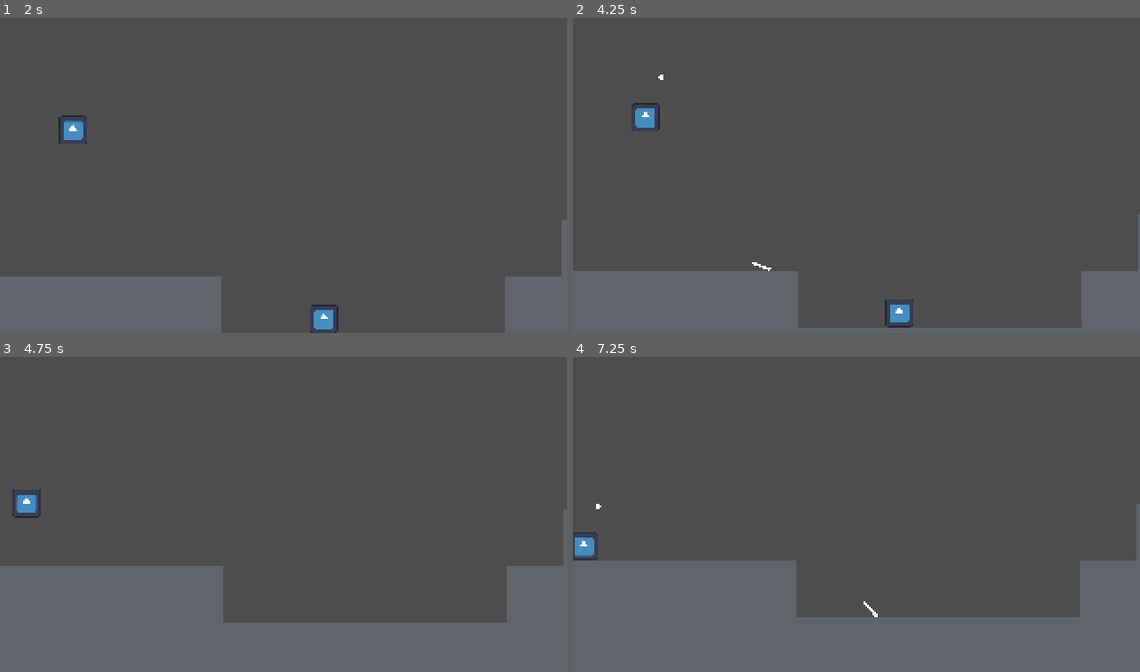
Above: before the commit, frames 1-4 (two rows, left to right).
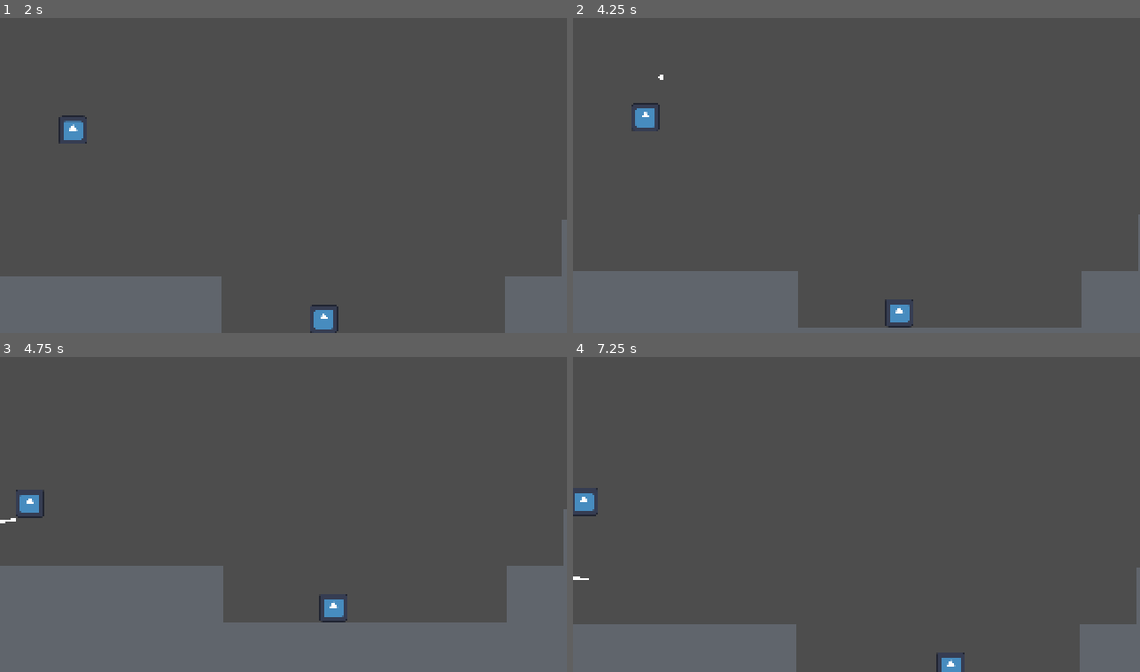
Above: after the commit, the same moments.

Repository: Borrow-Game/game-godot
Game: Godot game, scene res://Scenes/physics_sample_scene.tscn
Same seed, same stepped clock (60 frames per second), same inputs: the game is played once before the commit and once after it. The engine's default icon, where the game draws it, is replaced by a stand-in: a white triangle on a blue panel in a dark square.
Inputs:
- Up to frame 1 (2 s): tap Enter (ui_accept) at 0.5, 0.77, 1.52 s; hold Shift (shoot bow) 0.53-1.28 s; hold Right (right) from 0.53 s (still down); tap X (dash) at 1.35 s; tap Shift (shoot bow) at 1.55 s
- Up to frame 2 (4.25 s): release Right (right) at 2.03 s; hold Left (left) 2.03-2.78 s; hold Shift (shoot bow) 2.03-2.78 s; hold Right (right) from 2.78 s (still down); tap Shift (shoot bow) at 2.85 s; tap Enter (ui_accept) at 3.02, 3.77 s; hold Shift (shoot bow) from 3.53 s (still down); tap X (dash) at 3.6 s
- Up to frame 3 (4.75 s): release Right (right) at 4.28 s; release Shift (shoot bow) at 4.28 s; hold Left (left) from 4.28 s (still down); tap Shift (shoot bow) at 4.35 s; tap Enter (ui_accept) at 4.52 s
- Up to frame 4 (7.25 s): release Left (left) at 5.03 s; hold Right (right) 5.03-5.78 s; hold Shift (shoot bow) 5.03-5.78 s; hold Left (left) from 5.78 s (still down); tap X (dash) at 5.85 s; tap Enter (ui_accept) at 6.02, 6.77 s; tap Shift (shoot bow) at 6.05 s; hold Shift (shoot bow) from 6.53 s (still down)

Frame 1 is identical in both runs. In frame 2, less than 0.1% of the frame differs, in the area x 31-35%, y 77-81%; in frame 3, 0.4%; in frame 4, 19%, in the area x 0-100%, y 41-100%.

Commit message:
left-right-shooting

Diff:
--- a/Scenes/arrow_demo_scene.tscn
+++ b/Scenes/arrow_demo_scene.tscn
@@ -8,8 +8,8 @@
 script = ExtResource("1_7dwqc")
 
 [node name="arrow" parent="." instance=ExtResource("2_l3yrd")]
-position = Vector2(0, 96)
-angle = -20
+position = Vector2(144, 80)
+angle = -160
 
 [node name="sample_block" parent="." instance=ExtResource("3_y6d01")]
 position = Vector2(240, 88)
--- a/Scripts/arrow.gd
+++ b/Scripts/arrow.gd
@@ -1,18 +1,20 @@
 extends CharacterBody2D
 
 @export var angle = -1
-
+@export var direction = 1
 @export var active = true
 var speed = 1
 # Called when the node enters the scene tree for the first time.
 func _ready() -> void:
-
-	speed = -20 /  angle + 1
+	if direction == 1:
+		speed = (-20) /  angle + 1
+	else:
+		speed = (-20) /  (-180 - angle) + 1
 
 
 # Called every frame. 'delta' is the elapsed time since the previous frame.
 func _physics_process(delta: float) -> void:
-	if active:
+	if active and direction == 1:
 		velocity = Vector2.from_angle(deg_to_rad(angle))  * 10
 		move_and_collide(velocity)
 		if angle < 90 - speed  * 60 * delta:
@@ -21,9 +23,23 @@
 		else:
 			angle = 90
 
-		if RespawnHandler.respawning > 0:
+		self.rotation = deg_to_rad(angle)
+
+	if active and direction == -1:
+		velocity = Vector2.from_angle(deg_to_rad(angle))  * 10
+		move_and_collide(velocity)
+		if angle > -270 + speed * 60 * delta:
+
+			angle = move_toward(angle, -270, speed * 60 *delta)
+		else:
+			angle = 90
+
+
+		self.rotation_degrees = angle
+		print(angle)
+	if RespawnHandler.respawning > 0:
 			reset()
-	self.rotation = deg_to_rad(angle)
+
 
 func reset() -> void:
 	self.queue_free()
--- a/Scripts/arrow_demo_scene.gd
+++ b/Scripts/arrow_demo_scene.gd
@@ -10,7 +10,7 @@
 func _process(delta: float) -> void:
 	if Input.is_action_just_pressed("shoot bow"):
 		var new_arrow = arrow_scene.instantiate()
-		new_arrow.angle = aim_angle
+		new_arrow.angle = aim_angle -1
 		new_arrow.position = Vector2(0, 96)
 		self.add_child(new_arrow)
 
--- a/Scripts/player_character.gd
+++ b/Scripts/player_character.gd
@@ -2,6 +2,7 @@
 
 var arrow_scene = preload("res://Scenes/arrow.tscn")
 var aim_angle: float = 0
+var arrow_direction = 1
 
 @export var SPEED: float = 100.0
 @export var JUMP_VELOCITY: float = -240.0 / 1.45
@@ -20,7 +21,10 @@
 
 func _physics_process(delta: float) -> void:
 
-
+	if Input.get_axis("left", "right") < 0:
+		arrow_direction = -1
+	elif Input.get_axis("left", "right") > 0:
+		arrow_direction = 1
 
 
 	# Check for dash input.
@@ -78,17 +82,22 @@
 		shoot(delta, aim_angle)
 		aim_angle = 0
 		$"indication-center".visible = false
-
-	$"indication-center".rotation_degrees=aim_angle
+	if arrow_direction == 1:
+		$"indication-center".rotation_degrees=aim_angle
+	else:
+		$"indication-center".rotation_degrees=-179 - aim_angle
 
 	if RespawnHandler.respawning > 0:
 		reset()
 
-	$"indication-center".rotation_degrees = aim_angle
 
 func shoot(delta: float, angle: float) -> void:
 	var new_arrow = arrow_scene.instantiate()
-	new_arrow.angle = angle - 1
+	if arrow_direction == 1:
+		new_arrow.angle = angle - 1
+	else:
+		new_arrow.angle = -180 - angle
+	new_arrow.direction = arrow_direction
 	new_arrow.position = self.global_position
 	self.get_parent().get_node("arrows").add_child(new_arrow)
 
